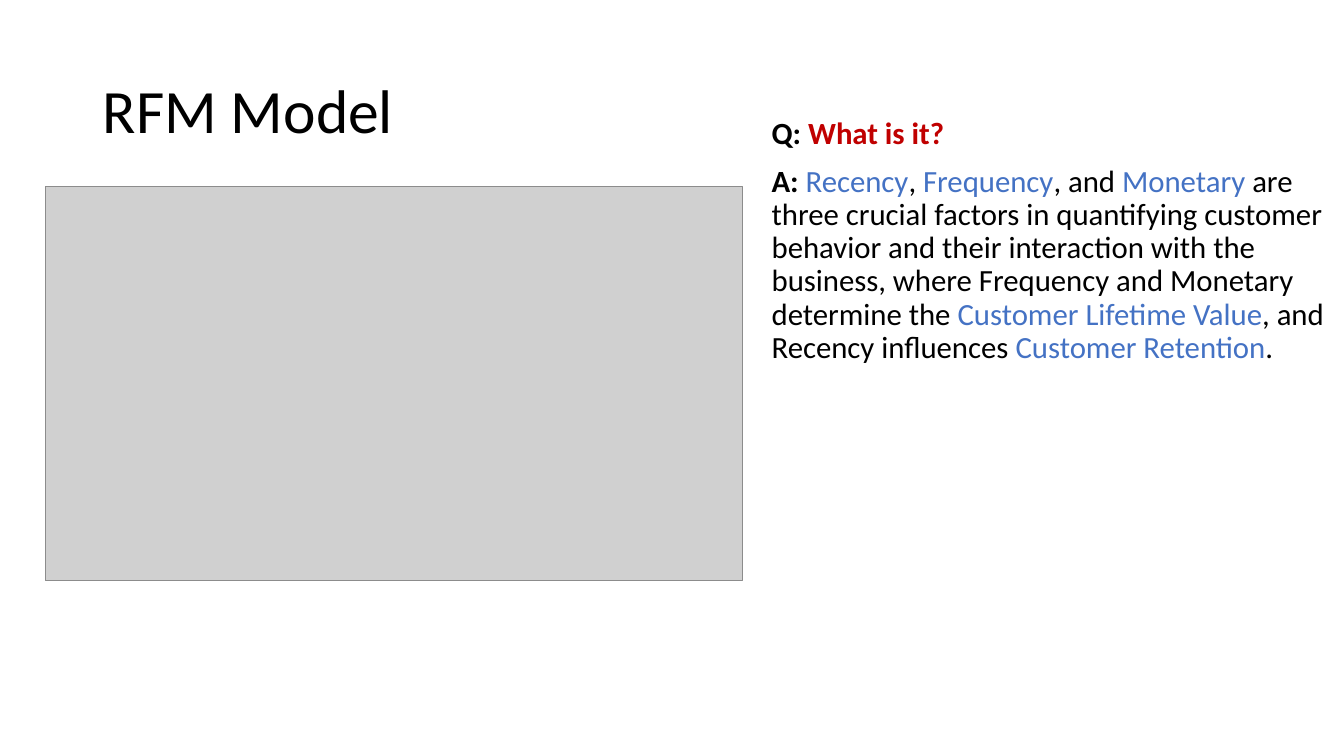
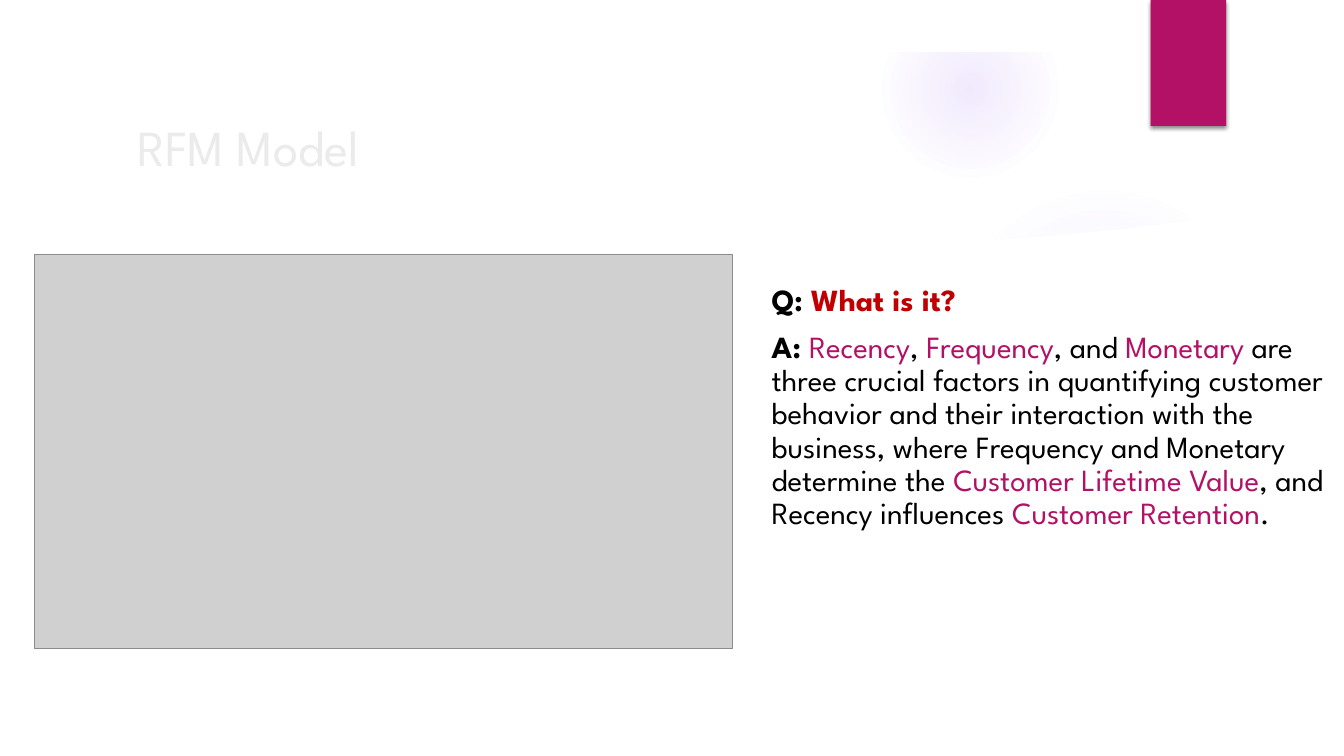
Before and after one commit to hauct/RFM-Customer-Segmentation, a slide deck: slide 4 of report/customer_segment_report.pptx. Drawn at 1344x756 pixels with LibreOffice and Linux fonts; fonts in the diff are those of the drawing; grey boxes stand for pictures; background and template pictures are left out. Boxes give left, top, right and bottom in pixels: in the first picture for what was removed or moved away, otherwise in the second. Text is boxed around its words. In the diff, an @@ line names an element or a change of style, - is before the commit and + after.

```diff
--- a/report/customer_segment_report.pptx
+++ b/report/customer_segment_report.pptx
@@ group added at bbox=[0, 0, 1344, 756]: 4 ellipses, 3 freeform shapes @@
@@ rectangle added at bbox=[1150, 0, 1226, 126], fill #B31166 @@
@@ title "RFM Model": place and size @@
-title "RFM Model" at bbox=[103, 90, 393, 134]
+title "RFM Model" at bbox=[127, 107, 1093, 185]
@@ title "RFM Model" at bbox=[127, 107, 1093, 185]: size 44 to 36 pt, font Calibri to League Spartan, text colour #000000 to #EBEBEB; line spacing 0.9 to 1 @@
@@ picture: place and size @@
-picture at bbox=[45, 187, 743, 581]
+picture at bbox=[35, 254, 733, 648]
@@ text "Q: What is it?": place and size @@
-text "Q: What is it?" at bbox=[772, 122, 1324, 363]
+text "Q: What is it?" at bbox=[772, 289, 1323, 531]
@@ text "Q: What is it?" at bbox=[772, 289, 1323, 531]: font Calibri to League Spartan; text colour #4472C4 to #B31166 in "Recency, Frequency, Monetary Customer Lifetime Value, Custom ..." @@
```
Also in this commit, not shown: 10 other slides changed, 19 other files.
